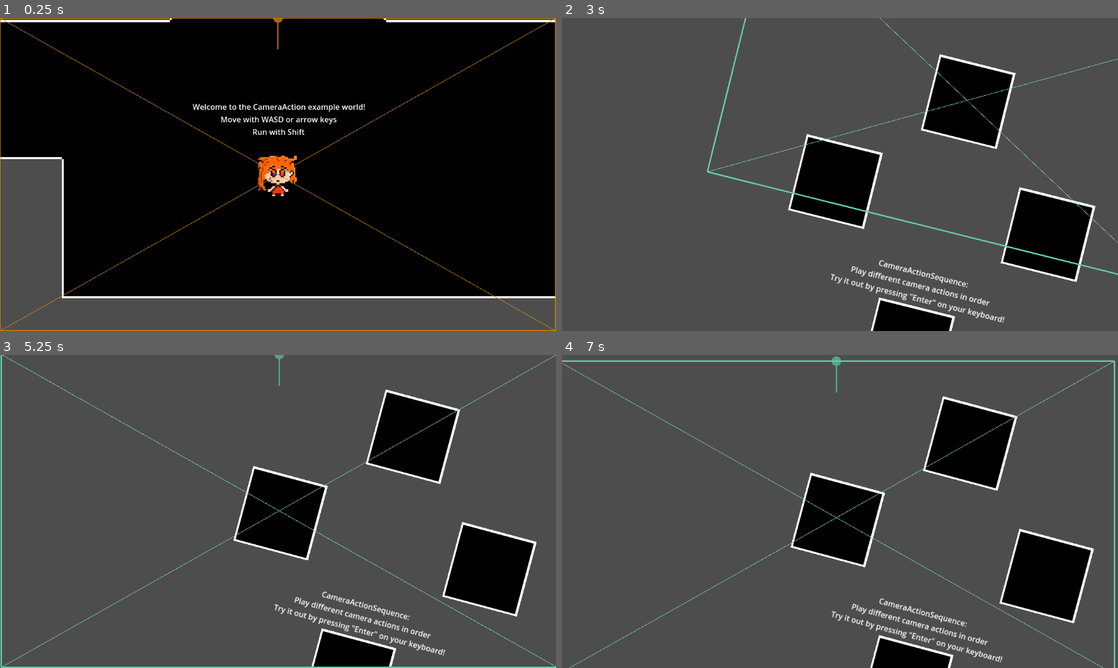
Above: before the commit, frames 1-4 (two rows, left to right).
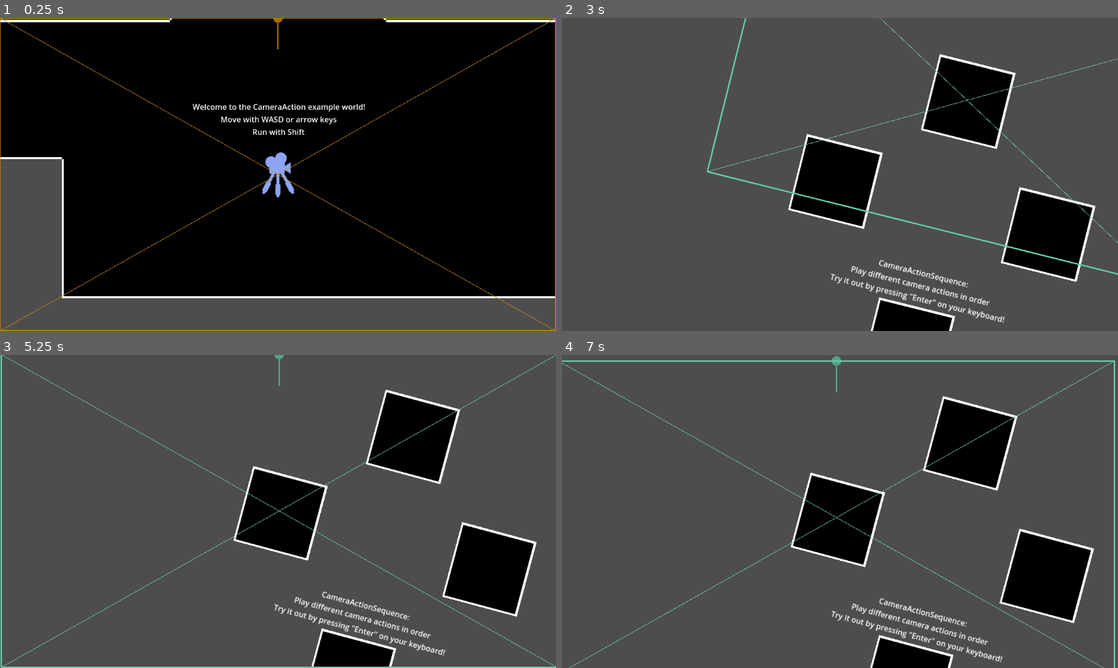
Above: after the commit, the same moments.

Repository: Amethyst-szs/godot-camera-action
Game: Godot game, scene res://example/example_scene.tscn
Same seed, same stepped clock (60 frames per second), same inputs: the game is played once before the commit and once after it.
Inputs:
- Up to frame 1 (0.25 s): no input
- Up to frame 2 (3 s): tap Enter (ui_accept) at 0.5, 0.77, 1.52 s; hold D (move_right) 0.53-1.28 s; hold Shift (run) 0.53-1.28 s; hold S (move_down) 1.28-2.03 s; tap Shift (run) at 1.35, 2.85 s; hold D (move_right) 2.03-2.78 s; hold Shift (run) 2.03-2.78 s; hold W (move_up) from 2.78 s (still down)
- Up to frame 3 (5.25 s): tap Enter (ui_accept) at 3.02, 3.77, 4.52 s; release W (move_up) at 3.53 s; hold Shift (run) 3.53-4.28 s; hold A (move_left) 3.53-5.03 s; tap Shift (run) at 4.35 s; hold S (move_down) from 5.03 s (still down); hold Shift (run) from 5.03 s (still down)
- Up to frame 4 (7 s): release S (move_down) at 5.78 s; release Shift (run) at 5.78 s; hold D (move_right) 5.78-6.53 s; tap Shift (run) at 5.85 s; tap Enter (ui_accept) at 6.02, 6.77 s; hold W (move_up) from 6.53 s (still down); hold Shift (run) from 6.53 s (still down)

The runs differ from the first frame. In frame 1, 0.7% of the frame differs, in the area x 46-54%, y 42-58%; in frame 2, 0.6%; in frame 3, 0.4%; in frame 4, 0.8%, in the area x 0-100%, y 0-100%.

Commit message:
Replace player sprite

Diff:
--- a/example/player/player.tscn
+++ b/example/player/player.tscn
@@ -1,10 +1,10 @@
 [gd_scene load_steps=4 format=3 uid="uid://dodxjr8idtj5e"]
 
 [ext_resource type="Script" path="res://example/player/player.gd" id="1_ak18k"]
-[ext_resource type="Texture2D" uid="uid://cakrkgiy8aq08" path="res://example/player/player.png" id="1_lme5m"]
+[ext_resource type="Texture2D" uid="uid://djxigqv54p4f2" path="res://icon-transparent.svg" id="2_5h7iv"]
 
 [sub_resource type="RectangleShape2D" id="RectangleShape2D_jq4q7"]
-size = Vector2(29, 30)
+size = Vector2(29, 31.6667)
 
 [node name="Player" type="CharacterBody2D"]
 scale = Vector2(3, 3)
@@ -12,11 +12,11 @@
 script = ExtResource("1_ak18k")
 
 [node name="Sprite2D" type="Sprite2D" parent="."]
-texture_filter = 3
-texture = ExtResource("1_lme5m")
+scale = Vector2(0.25, 0.25)
+texture = ExtResource("2_5h7iv")
 
 [node name="CollisionShape2D" type="CollisionShape2D" parent="."]
-position = Vector2(-0.5, 1)
+position = Vector2(-0.5, 0.166666)
 shape = SubResource("RectangleShape2D_jq4q7")
 
 [node name="Camera2D" type="Camera2D" parent="."]
Binary file removed: example/player/player.png
Not shown, changed: icon-transparent.svg.import
